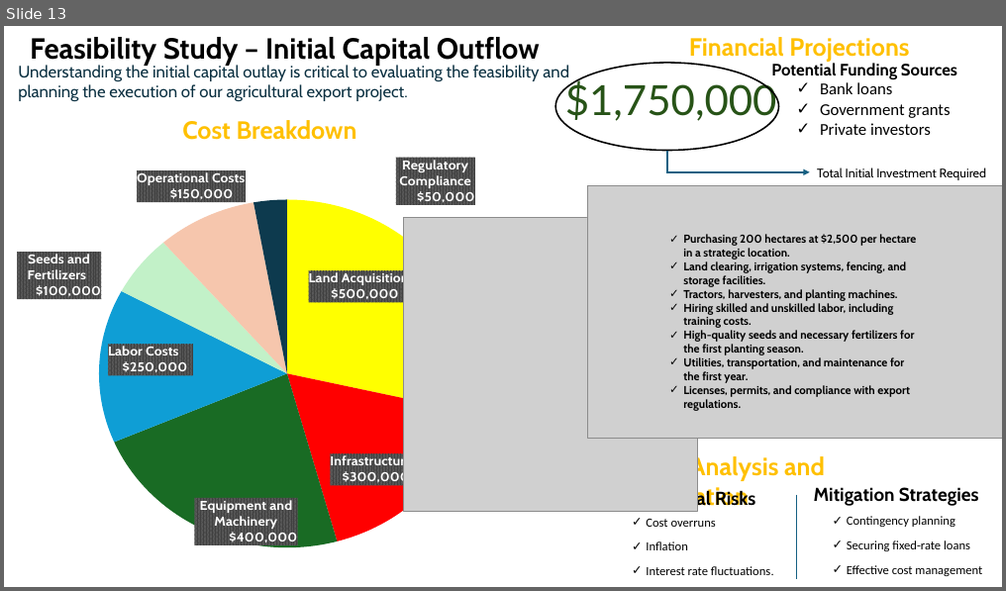
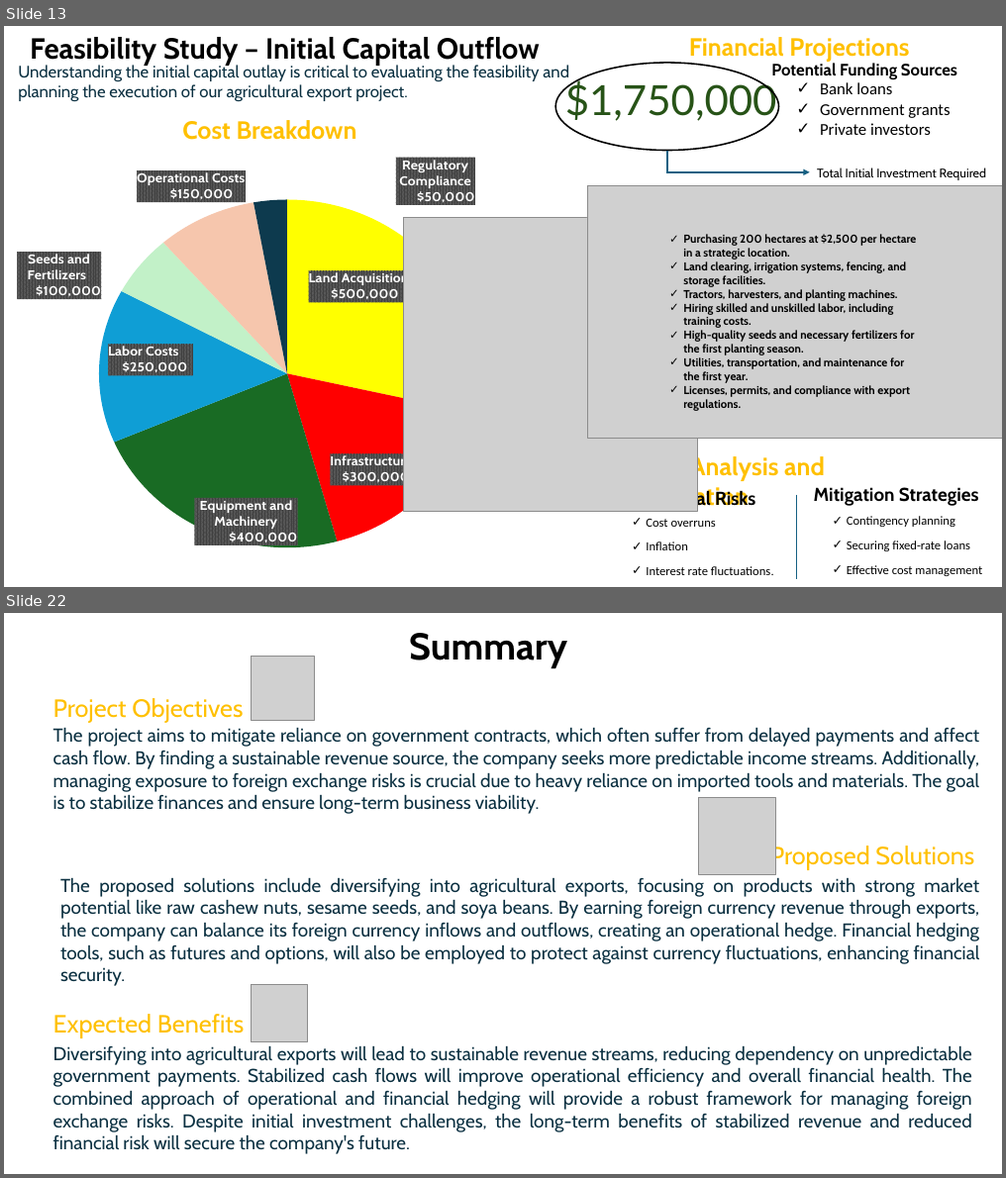
Before and after one commit to Gbekoilias/SustainableBusinessExpansion, a slide deck: Diversification Strategy for Government Construction.pptx. Shown one above the other, each under a label of ours: slide 13 before the commit, slides 13 and 22 after it; the slides between them are not shown. The pictures are 1006x591 and 1006x1178 pixels, drawn with LibreOffice and Linux fonts; fonts in the diff are those of the drawing; grey boxes stand for pictures. Boxes give left, top, right and bottom in pixels: in the first picture for what was removed or moved away, otherwise in the second. Text is boxed around its words. In the diff, an @@ line names an element or a change of style, - is before the commit and + after.

```diff
--- a/Diversification Strategy for Government Construction.pptx
+++ b/Diversification Strategy for Government Construction.pptx
@@ slide 22 added at (4, 613, 1002, 1174), background #FFFFFF @@
@@ text added at (409, 633, 567, 668), 36 pt, text #000000, bold @@
+Summary
@@ picture added at (251, 656, 315, 720) @@
@@ text added at (54, 698, 243, 723), 24 pt, text #FFC000 @@
+Project Objectives
@@ text added at (54, 727, 980, 814), 18 pt, text #0B3041 @@
+The project aims to mitigate reliance on government contracts, which often suffer from delayed payments and affect cash flow. By finding a sustainable revenue source, the company seeks more predictable income streams. Additionally, managing exposure to foreign exchange risks is crucial due to heavy reliance on imported tools and materials. The goal is to stabilize finances and ensure long-term business viability.
@@ picture added at (698, 797, 776, 875) @@
@@ text added at (770, 844, 974, 870), 24 pt, text #FFC000 @@
+Proposed Solutions
@@ text added at (60, 877, 980, 986), 18 pt, text #0B3041 @@
+The proposed solutions include diversifying into agricultural exports, focusing on products with strong market potential like raw cashew nuts, sesame seeds, and soya beans. By earning foreign currency revenue through exports, the company can balance its foreign currency inflows and outflows, creating an operational hedge. Financial hedging tools, such as futures and options, will also be employed to protect against currency fluctuations, enhancing financial security.
@@ picture added at (251, 985, 307, 1042) @@
@@ text added at (54, 1014, 245, 1039), 24 pt, text #FFC000 @@
+Expected Benefits
@@ text added at (54, 1046, 972, 1155), 18 pt, text #0B3041 @@
+Diversifying into agricultural exports will lead to sustainable revenue streams, reducing dependency on unpredictable government payments. Stabilized cash flows will improve operational efficiency and overall financial health. The combined approach of operational and financial hedging will provide a robust framework for managing foreign exchange risks. Despite initial investment challenges, the long-term benefits of stabilized revenue and reduced financial risk will secure the company's future.
```
Also in this commit, not shown: 1 slide changed, 8 other slides added, 16 other files.
